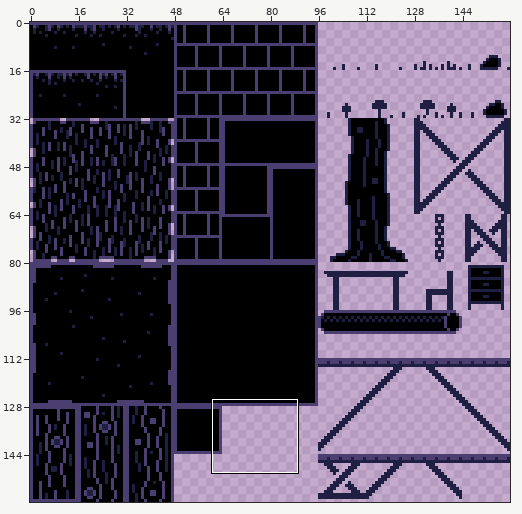
Two versions of one sprite sheet, project/assets/textures/tileset.png. Above: a wide view before the commit, with the close-up outlined.
Close-up. Before the commit:
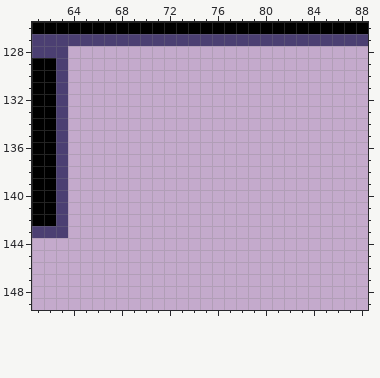
The file is 160x160 pixels. Shown: x 61..88, y 126..149.
After:
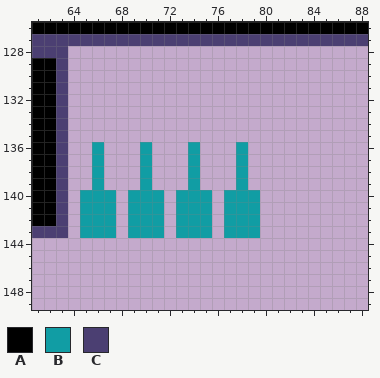
Palette (. is transparent): A #000000  B #119da4  C #4b3f72
Difference:
@@ x 63..81 @@
 135 C..................
-136 C..................
-137 C..................
-138 C..................
-139 C..................
-140 C..................
-141 C..................
-142 C..................
-143 C..................
+136 C..B...B...B...B...
+137 C..B...B...B...B...
+138 C..B...B...B...B...
+139 C..B...B...B...B...
+140 C.BBB.BBB.BBB.BBB..
+141 C.BBB.BBB.BBB.BBB..
+142 C.BBB.BBB.BBB.BBB..
+143 C.BBB.BBB.BBB.BBB..
 144 ...................
Boxes around the changes in both close-ups, in picture pixels (x1, y1, x2, y2):
added: (80, 142, 260, 238)
